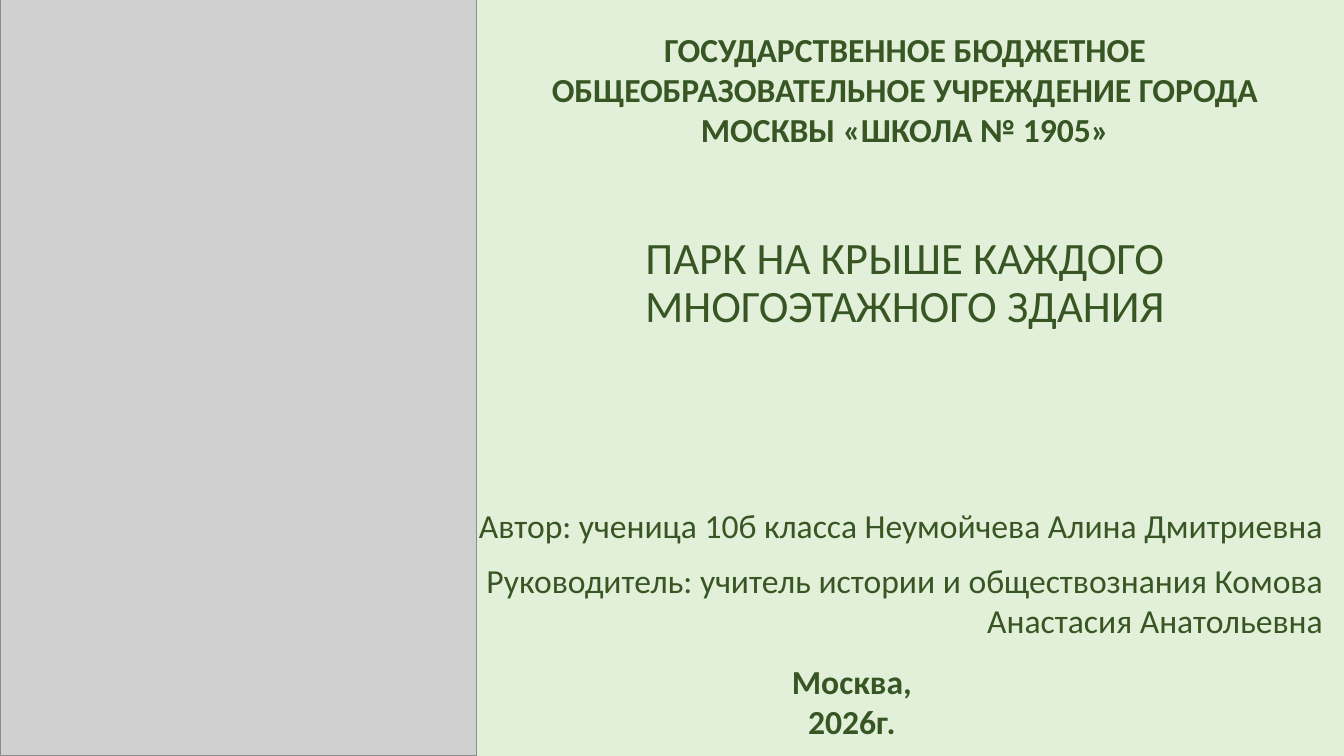
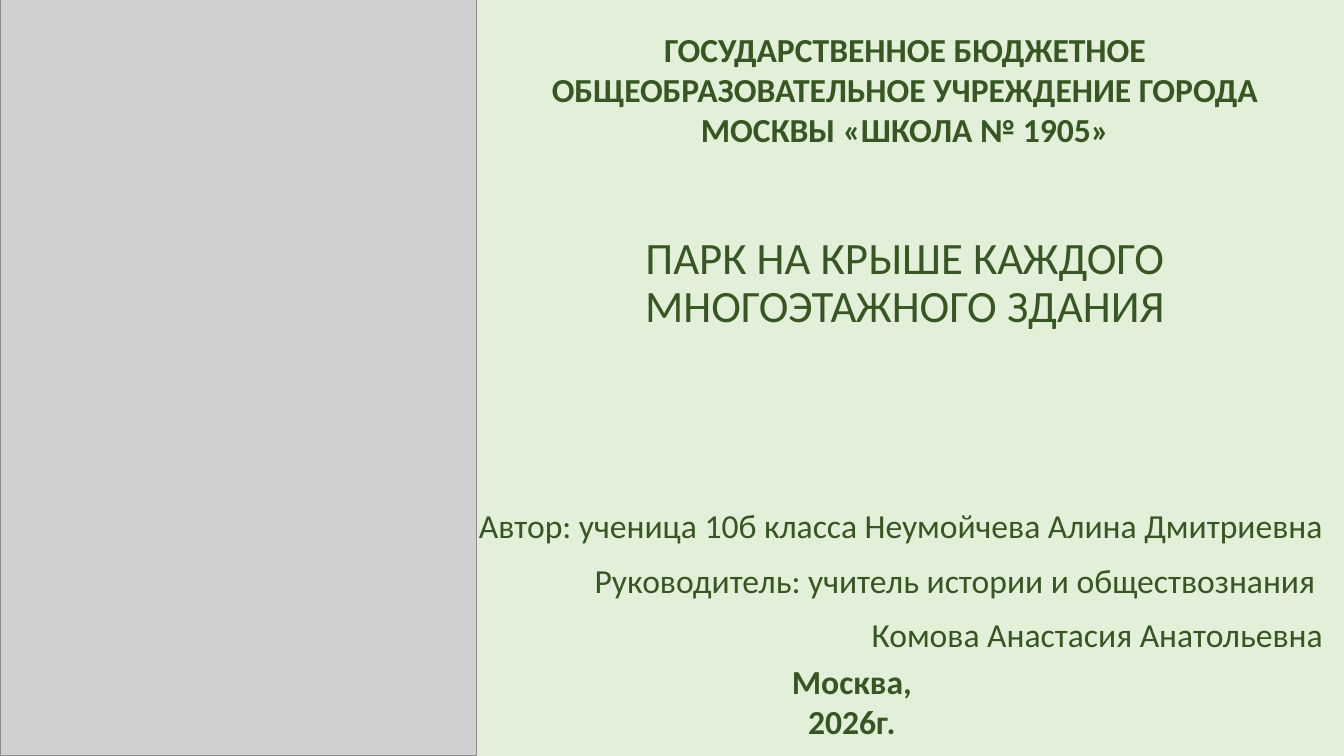
Before and after one commit to AkulinaDN/RoofPark, a slide deck: slide 1 of 10б Неумойчева презентацияДляКонференции.pptx. Drawn at 1344x756 pixels with LibreOffice and Linux fonts; fonts in the diff are those of the drawing; grey boxes stand for pictures. Boxes give left, top, right and bottom in pixels: in the first picture for what was removed or moved away, otherwise in the second. Text is boxed around its words. In the diff, an @@ line names an element or a change of style, - is before the commit and + after.

```diff
--- a/10б Неумойчева презентацияДляКонференции.pptx
+++ b/10б Неумойчева презентацияДляКонференции.pptx
@@ text at (595, 570, 1323, 647): text changed @@
-Руководитель: учитель истории и обществознания Комова Анастасия Анатольевна
+Руководитель: учитель истории и обществознания
+Комова Анастасия Анатольевна
```
Also in this commit, not shown: 2 other files.
